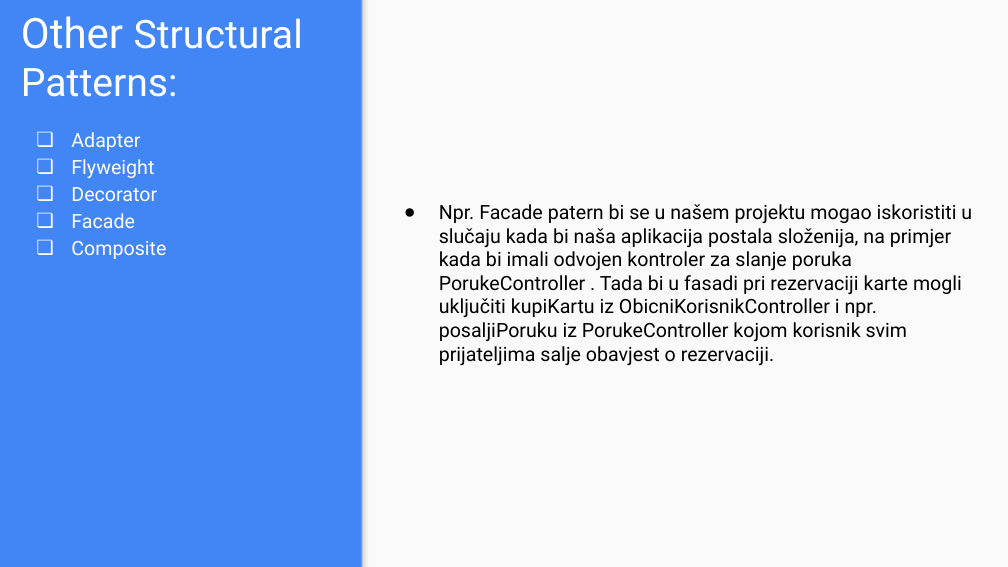
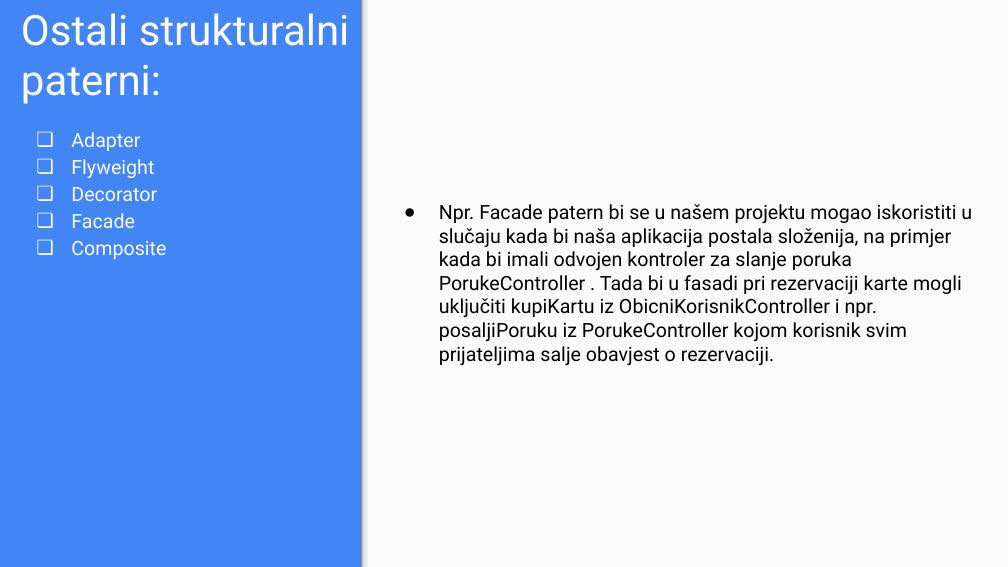
Before and after one commit to ebabic1/OOAD-G6-FAAME, a slide deck: slide 18 of Prezentacija/Prezentacija.pptx (slide 17 before the commit). Drawn at 1008x567 pixels with LibreOffice and Linux fonts; fonts in the diff are those of the drawing. Boxes give left, top, right and bottom in pixels: in the first picture for what was removed or moved away, otherwise in the second. Text is boxed around its words. In the diff, an @@ line names an element or a change of style, - is before the commit and + after.

```diff
--- a/Prezentacija/Prezentacija.pptx
+++ b/Prezentacija/Prezentacija.pptx
@@ title removed at [21,16,303,97] @@
-Other Structural Patterns:
@@ title added at [21,13,350,104], 30 pt, text #FFFFFF @@
+Ostali strukturalni paterni:
```
Also in this commit, not shown: 12 other slides changed, 2 slides added.
